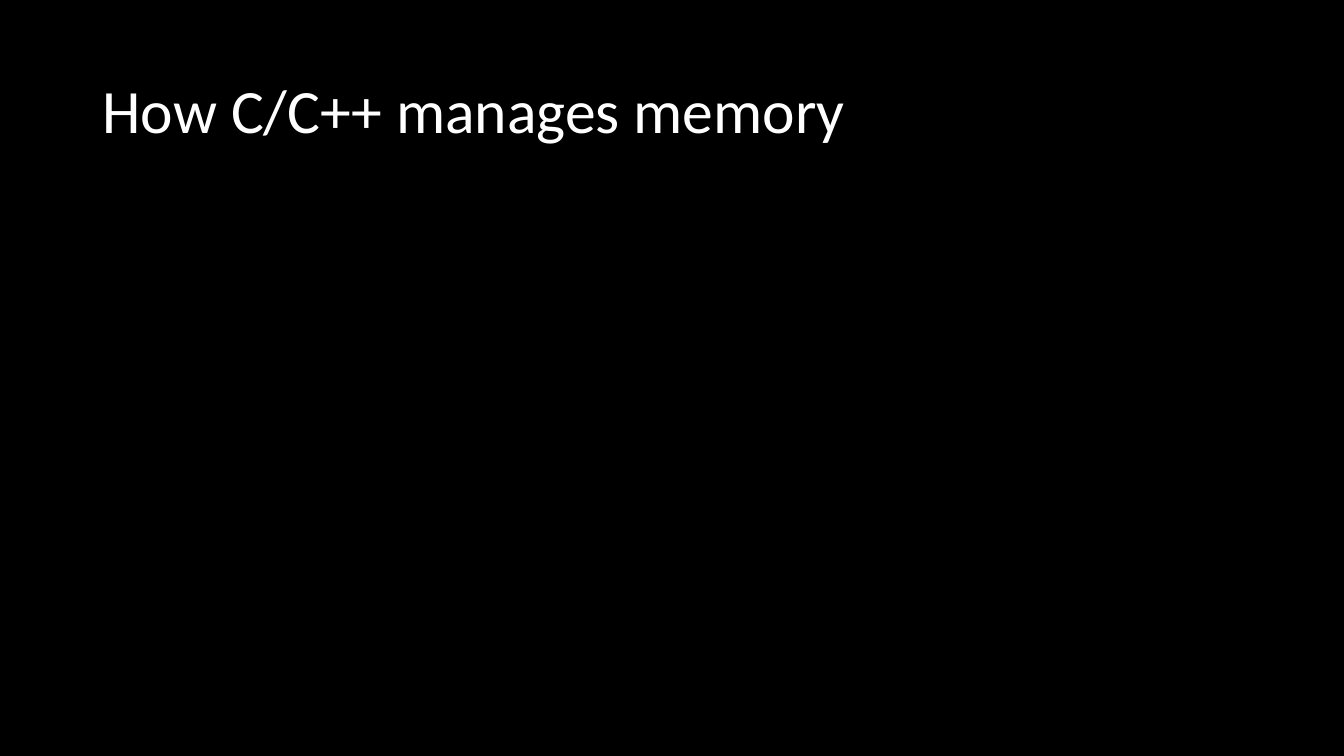
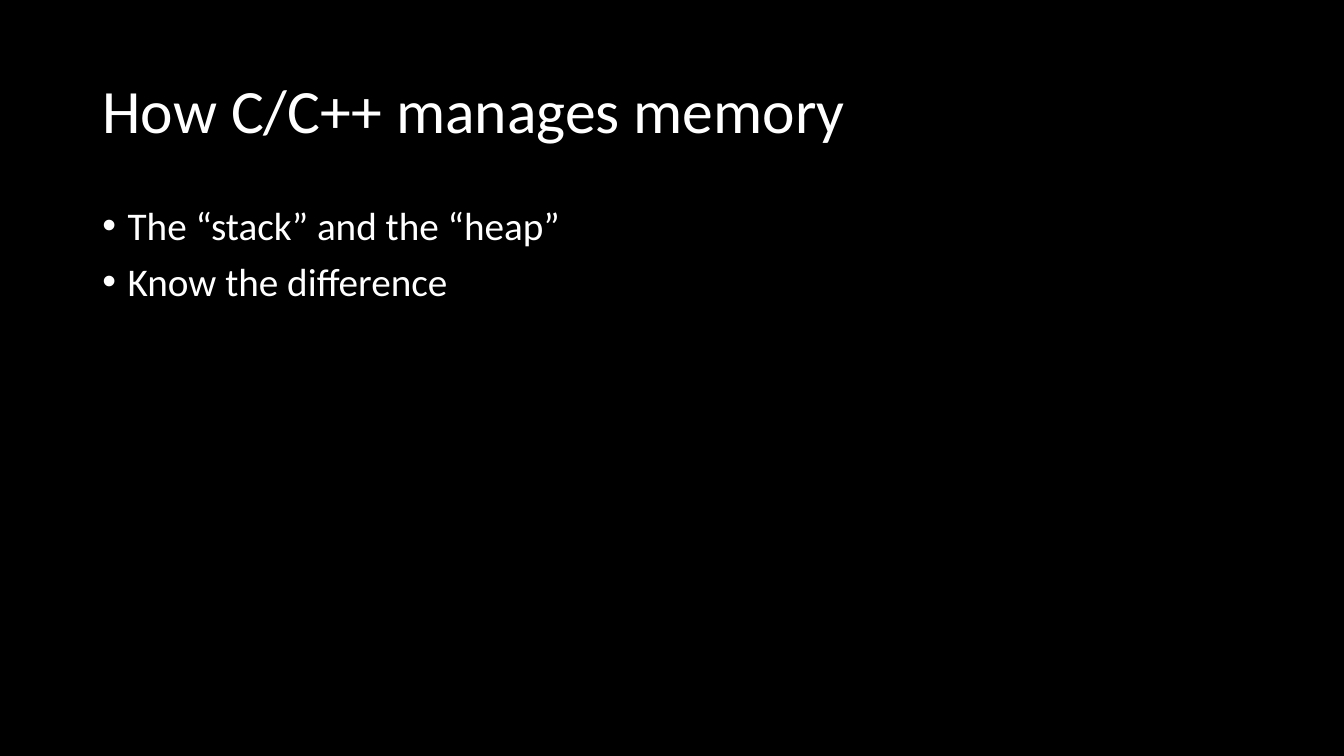
Before and after one commit to Valpz1130/1156_W2021, a slide deck: slide 2 of Day to Day/W04_(Feb 2+4)/W04_Memory.pptx. Drawn at 1344x756 pixels with LibreOffice and Linux fonts; fonts in the diff are those of the drawing. Boxes give left, top, right and bottom in pixels: in the first picture for what was removed or moved away, otherwise in the second. Text is boxed around its words. In the diff, an @@ line names an element or a change of style, - is before the commit and + after.

```diff
--- a/Day to Day/W04_(Feb 2+4)/W04_Memory.pptx
+++ b/Day to Day/W04_(Feb 2+4)/W04_Memory.pptx
@@ text added at <box>128,212,560,297</box>, 28 pt, text #FFFFFF @@
+• The “stack” and the “heap”
+• Know the difference
```
Also in this commit, not shown: 3 other slides changed, 2 slides added, 3 other files.
